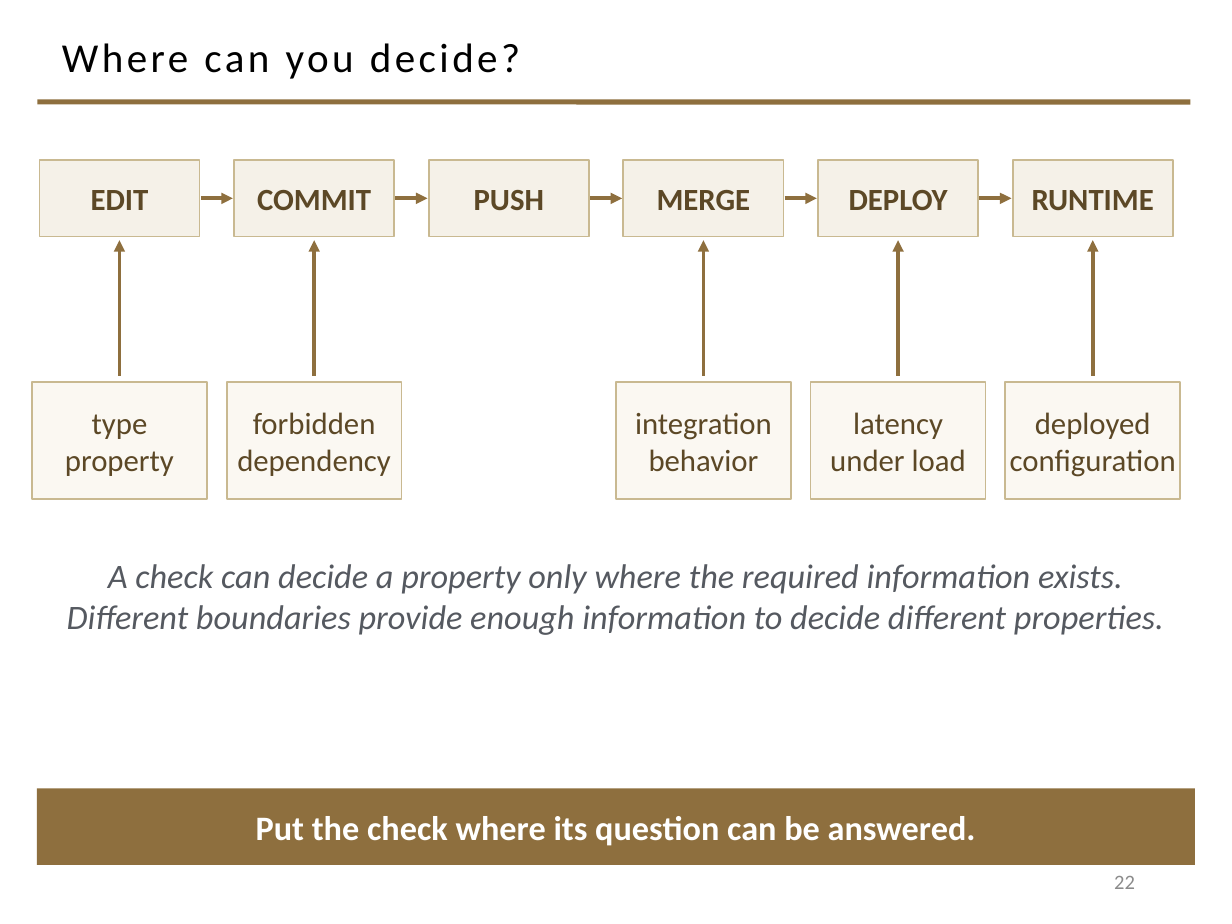
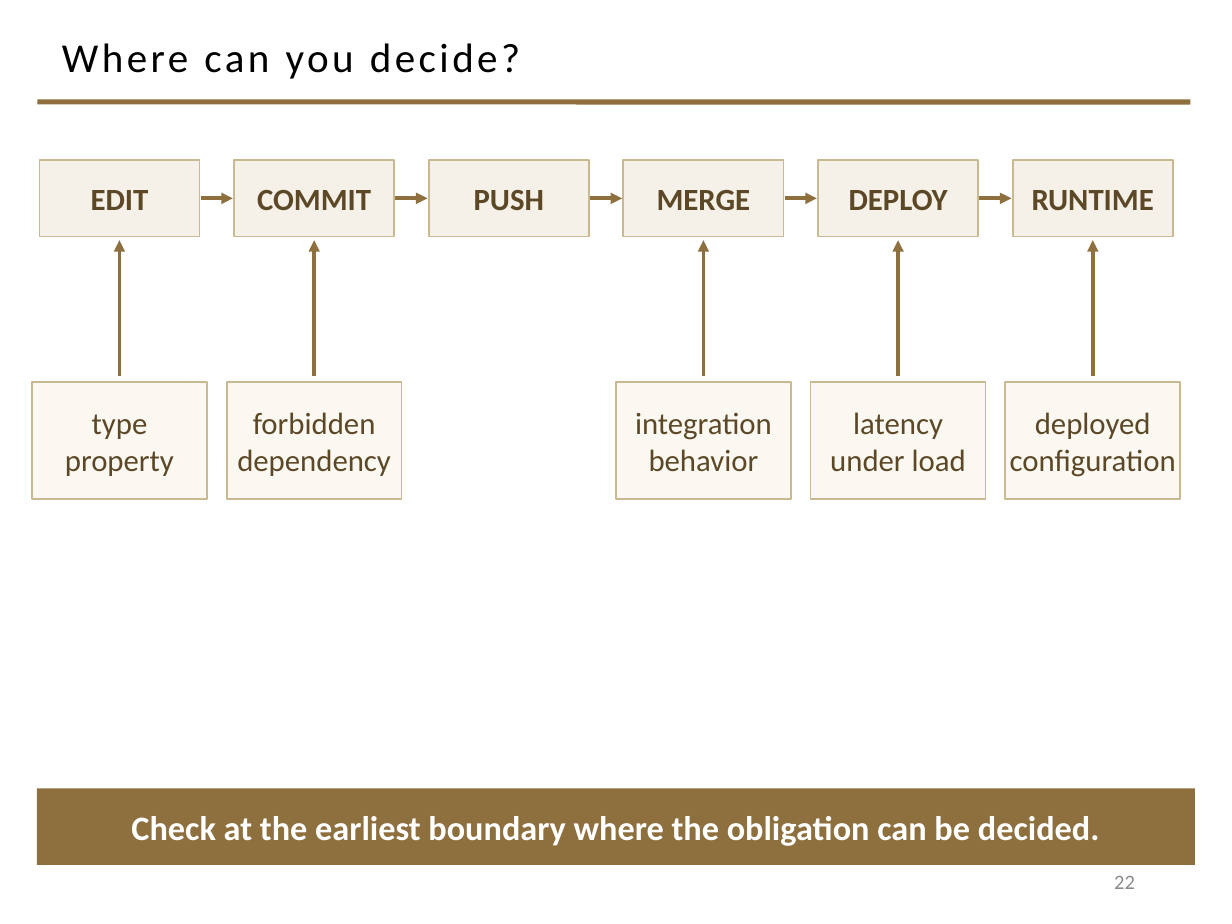
Before and after one commit to davisjam/model-based-agentic-software-engineering, a slide deck: slide 22 of course/lectures/act-2-delegation-and-control/03-alignment/2-3-Alignment.pptx. Drawn at 1232x924 pixels with LibreOffice and Linux fonts; fonts in the diff are those of the drawing; background and template pictures are left out. Boxes give left, top, right and bottom in pixels: in the first picture for what was removed or moved away, otherwise in the second. Text is boxed around its words. In the diff, an @@ line names an element or a change of style, - is before the commit and + after.

```diff
--- a/course/lectures/act-2-delegation-and-control/03-alignment/2-3-Alignment.pptx
+++ b/course/lectures/act-2-delegation-and-control/03-alignment/2-3-Alignment.pptx
@@ text removed at bbox=[67, 564, 1164, 635] @@
-A check can decide a property only where the required information exists.
-Different boundaries provide enough information to decide different properties.
@@ text in rectangle at bbox=[131, 816, 1100, 846]: text changed @@
-Put the check where its question can be answered.
+Check at the earliest boundary where the obligation can be decided.
```
Also in this commit, not shown: 2 other slides changed, 1 slide removed.
